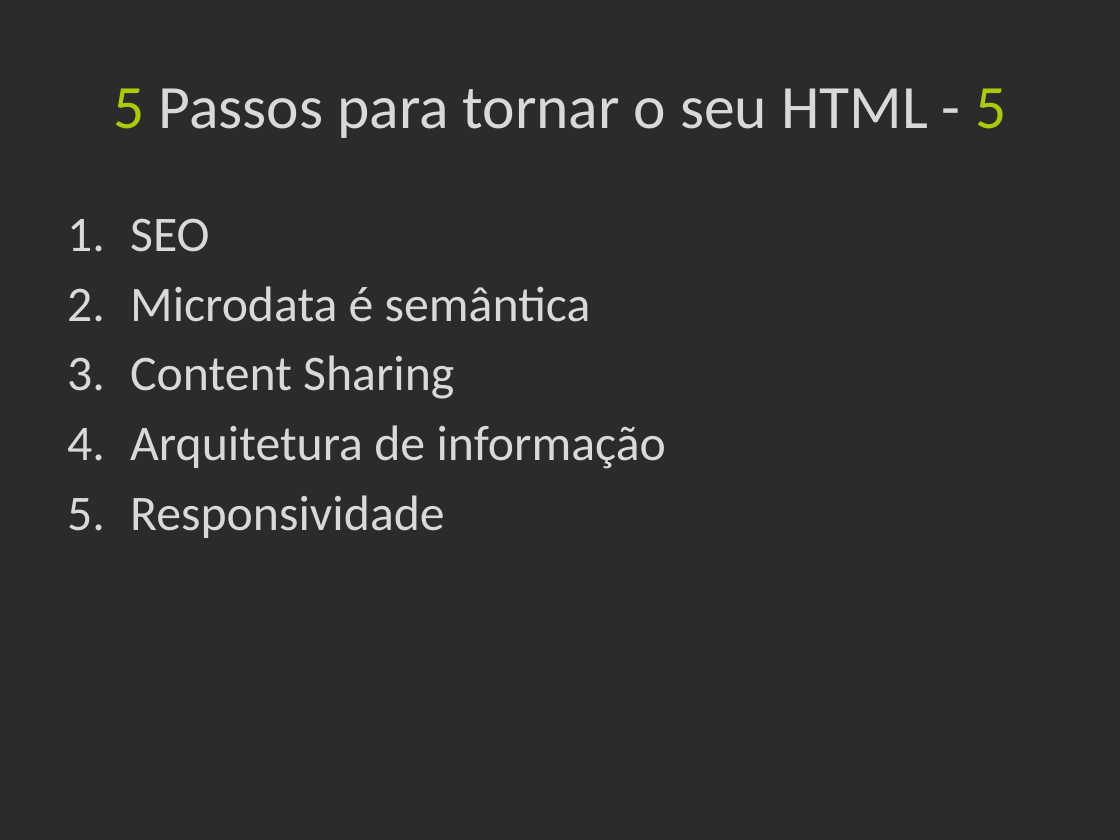
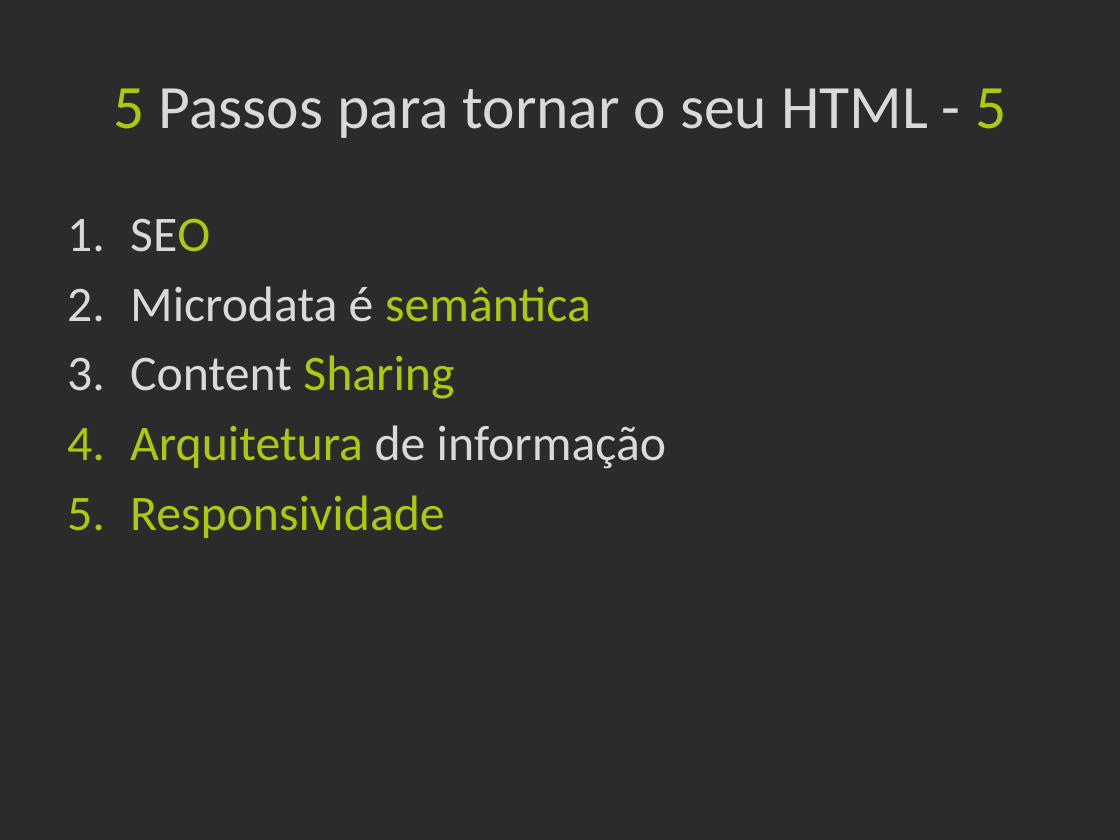
Before and after one commit to Frossard/HTML5-na-pratica, a slide deck: slide 12 of _Presentation/apresentacao.pptx (slide 11 before the commit). Drawn at 1120x840 pixels with LibreOffice and Linux fonts; fonts in the diff are those of the drawing; background and template pictures are left out; a plain dark background stands for a picture behind light text. Boxes give left, top, right and bottom in pixels: in the first picture for what was removed or moved away, otherwise in the second. Text is boxed around its words. In the diff, an @@ line names an element or a change of style, - is before the commit and + after.

```diff
--- a/_Presentation/apresentacao.pptx
+++ b/_Presentation/apresentacao.pptx
@@ text "SEO" at (130, 218, 666, 538): text colour #D9D9D9 to #AEC908 in "SEO", "semântica", "Sharing", "Arquitetura" and 1 more places @@
```
Also in this commit, not shown: 7 other slides changed, 19 slides added, 3 slides removed.
